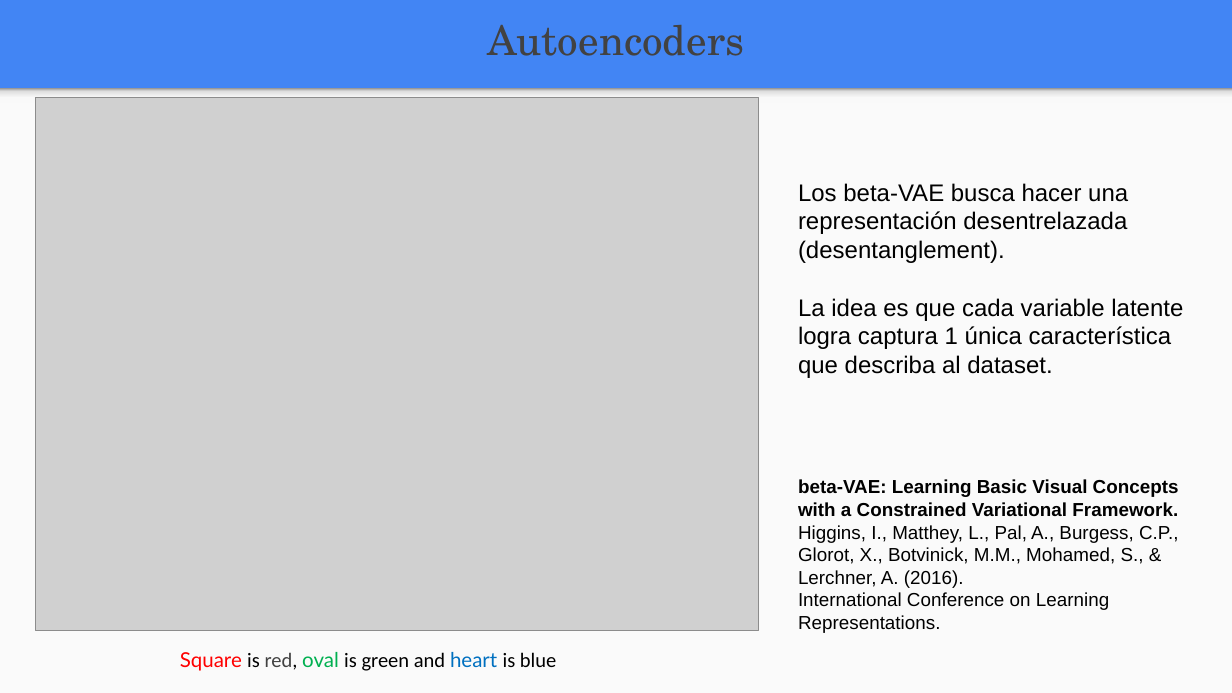
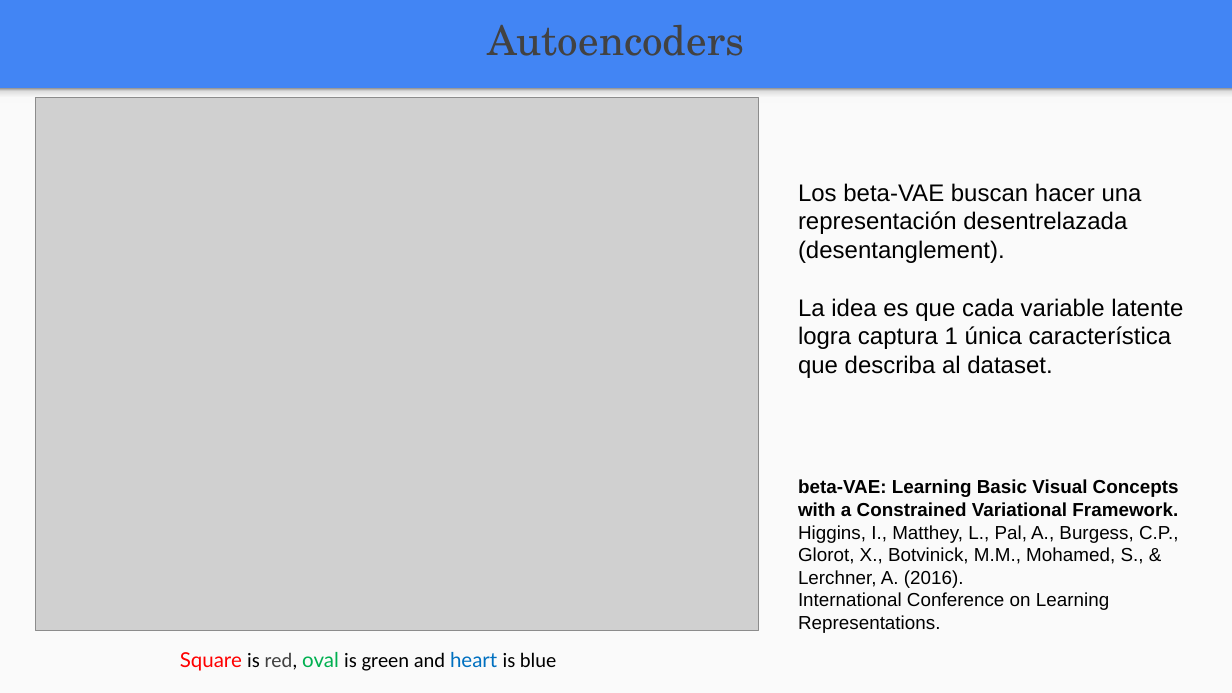
Before and after one commit to FIUBA-Posgrado-Inteligencia-Artificial/aprendizaje_profundo, a slide deck: slide 11 of clase_7/teoria/Clase_7.pptx. Drawn at 1232x693 pixels with LibreOffice and Linux fonts; fonts in the diff are those of the drawing; grey boxes stand for pictures. Boxes give left, top, right and bottom in pixels: in the first picture for what was removed or moved away, otherwise in the second. Text is boxed around its words. In the diff, an @@ line names an element or a change of style, - is before the commit and + after.

```diff
--- a/clase_7/teoria/Clase_7.pptx
+++ b/clase_7/teoria/Clase_7.pptx
@@ text at box(798, 183, 1142, 263): text changed @@
-Los beta-VAE busca hacer una representación desentrelazada (desentanglement).
+Los beta-VAE buscan hacer una representación desentrelazada (desentanglement).
```
Also in this commit, not shown: 2 other slides changed, 1 slide added, 1 slide removed, 8 other files.
